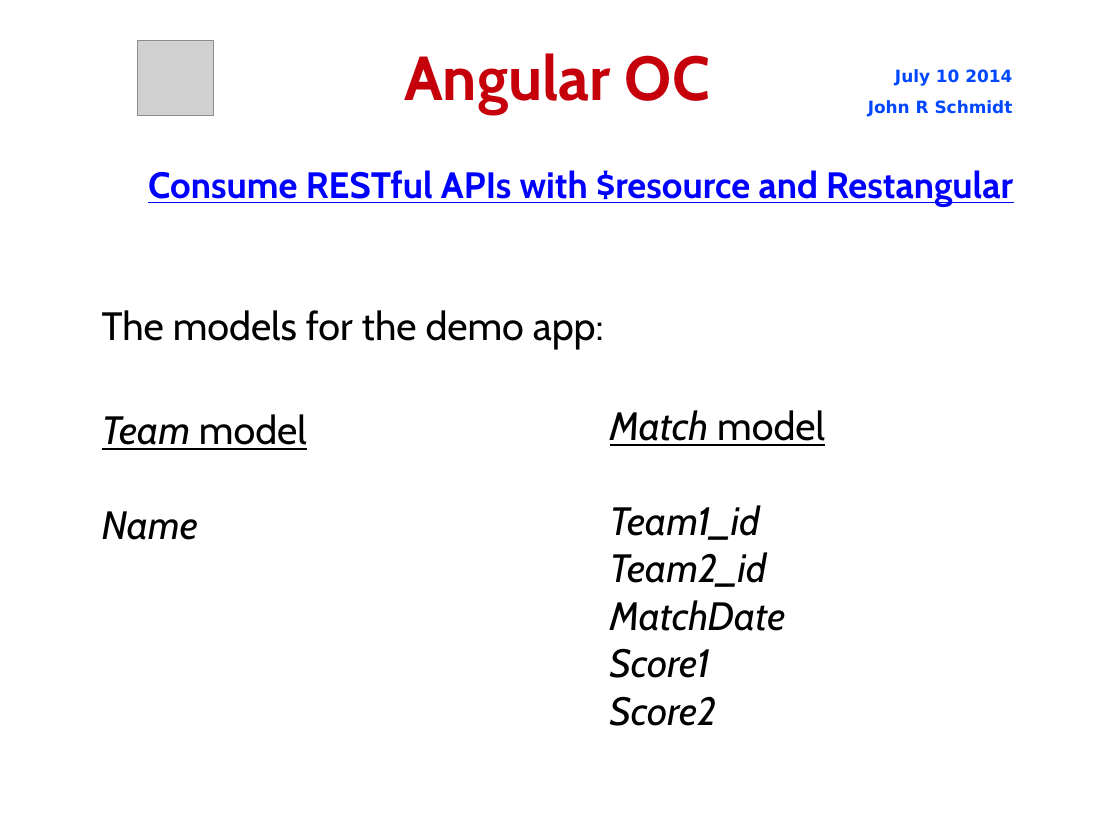
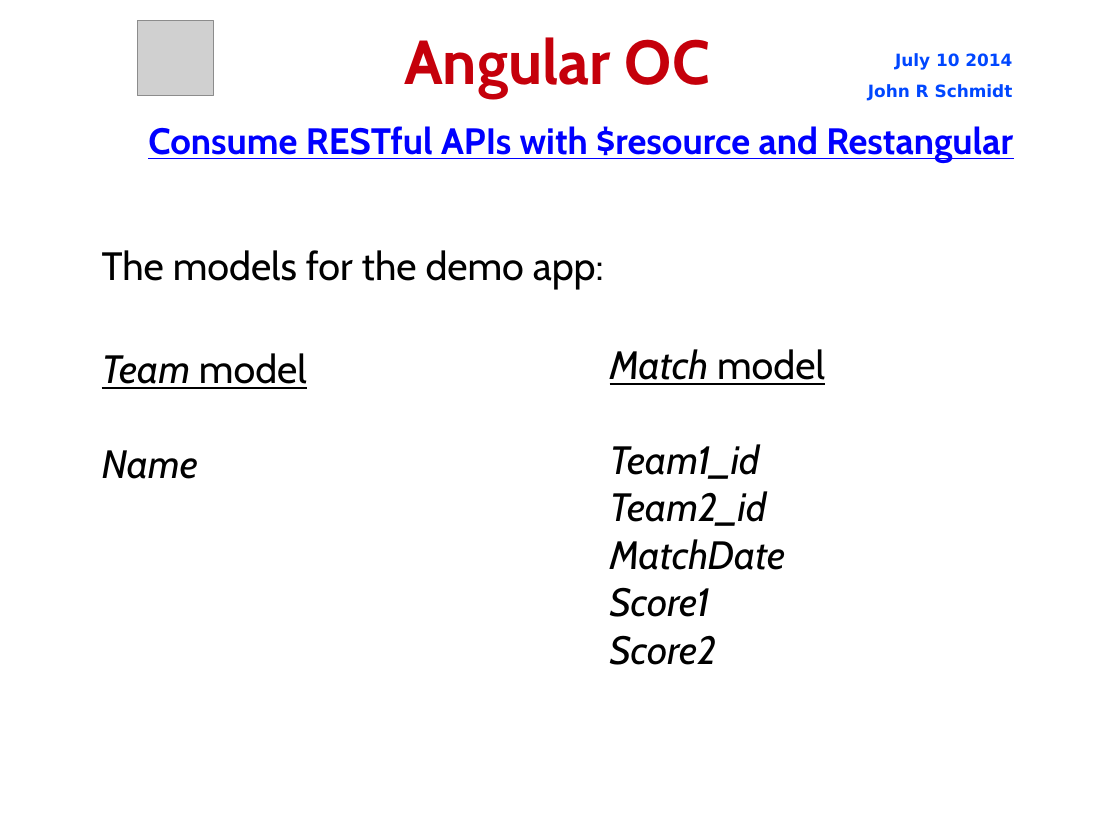
Before and after one commit to jrschmidt/fifa-angular-rest-demo, a slide deck: slide 8 of fifa.odp. Drawn at 1120x840 pixels with LibreOffice and Linux fonts; fonts in the diff are those of the drawing; grey boxes stand for pictures; background and template pictures are left out. Boxes give left, top, right and bottom in pixels: in the first picture for what was removed or moved away, otherwise in the second. Text is boxed around its words. In the diff, an @@ line names an element or a change of style, - is before the commit and + after.

```diff
--- a/fifa.odp
+++ b/fifa.odp
@@ picture moved from (x1=137, y1=41, x2=213, y2=116) to (x1=137, y1=20, x2=213, y2=96) @@
@@ title "Angular OC" moved from (x1=404, y1=53, x2=710, y2=113) to (x1=404, y1=37, x2=710, y2=97) @@
@@ text "July 10 2014" moved from (x1=868, y1=69, x2=1013, y2=117) to (x1=868, y1=53, x2=1013, y2=101) @@
@@ text "Consume RESTful APIs with $resource ..." moved from (x1=148, y1=170, x2=1013, y2=207) to (x1=148, y1=126, x2=1013, y2=163) @@
@@ text "The models for the demo ..." moved from (x1=102, y1=310, x2=604, y2=350) to (x1=102, y1=250, x2=604, y2=289) @@
@@ text "Match model" moved from (x1=610, y1=410, x2=825, y2=726) to (x1=610, y1=349, x2=825, y2=665) @@
@@ text "Team model" moved from (x1=102, y1=414, x2=307, y2=540) to (x1=102, y1=353, x2=307, y2=479) @@
```
Also in this commit, not shown: 16 other slides changed, 3 slides added, 12 other files.
